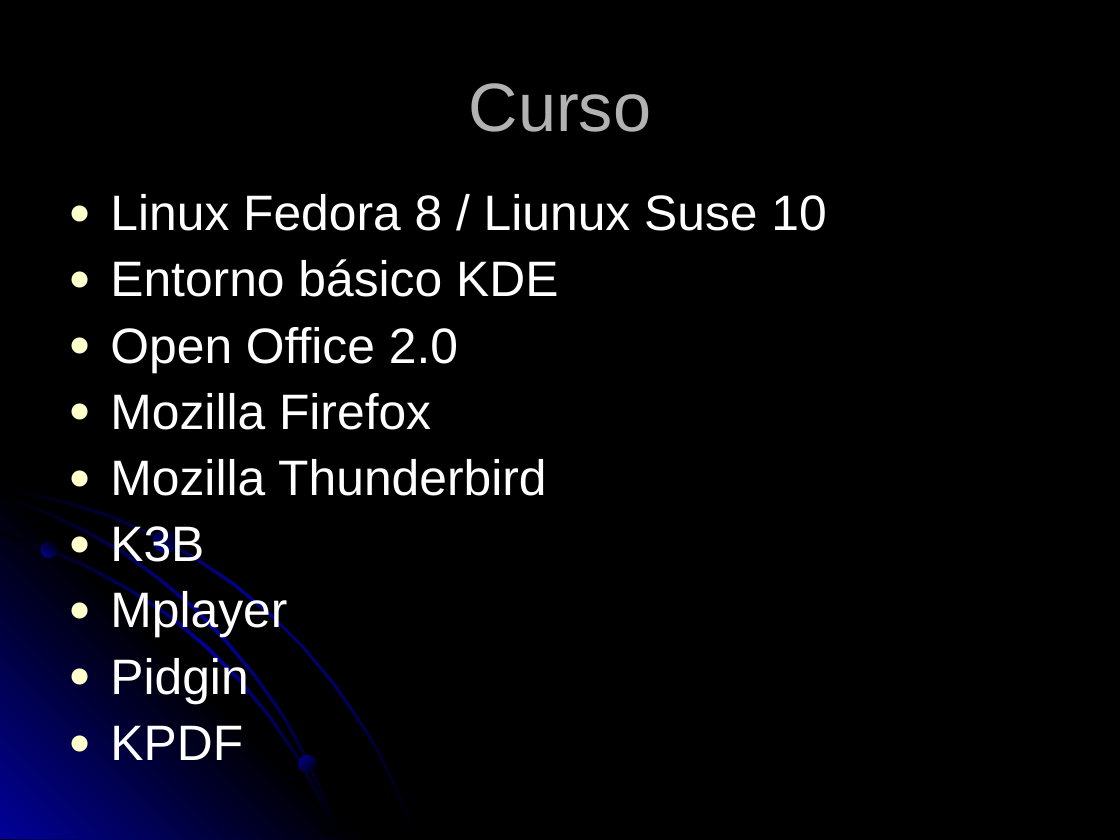
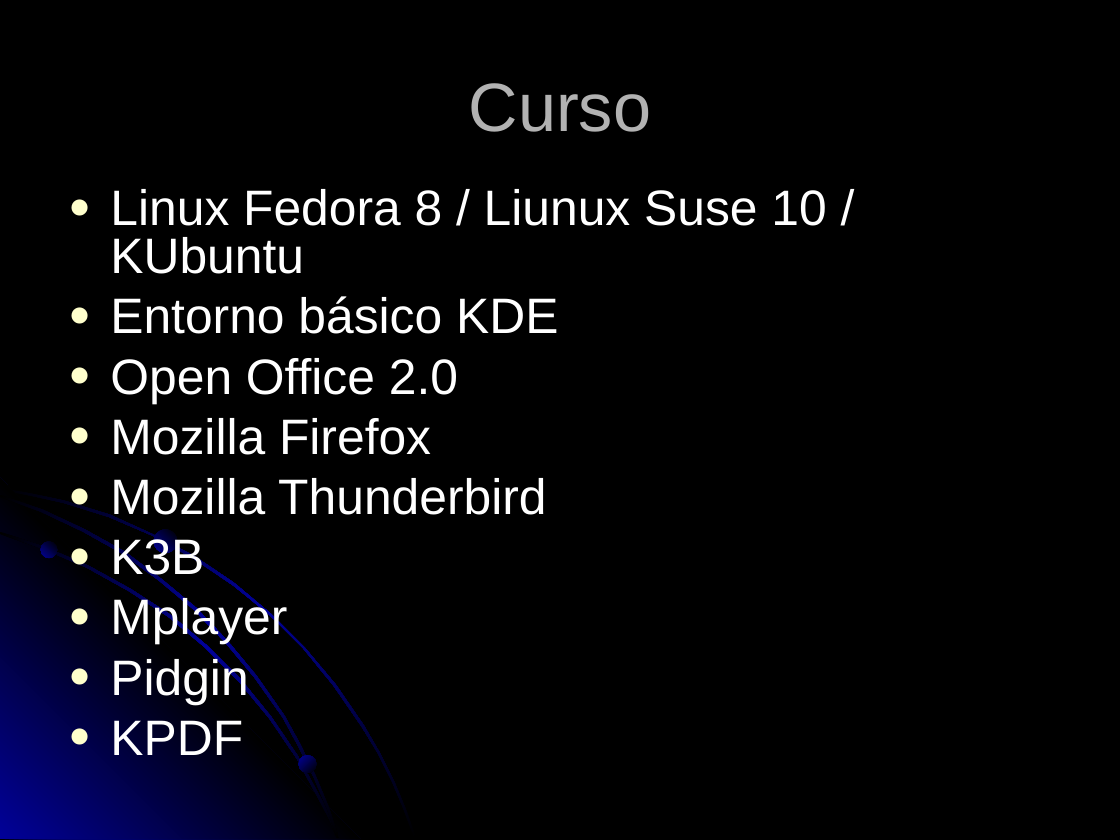
Before and after one commit to ghuttemann/sw-libre-aa, a slide deck: slide 9 of AikuaaPora.ppt. Drawn at 1120x840 pixels with LibreOffice and Linux fonts; fonts in the diff are those of the drawing. Boxes give left, top, right and bottom in pixels: in the first picture for what was removed or moved away, otherwise in the second. Text is boxed around its words. In the diff, an @@ line names an element or a change of style, - is before the commit and + after.

```diff
--- a/AikuaaPora.ppt
+++ b/AikuaaPora.ppt
@@ text at box(110, 189, 826, 274): text changed @@
-● Linux Fedora 8 / Liunux Suse 10
+● Linux Fedora 8 / Liunux Suse 10 / KUbuntu
@@ text at box(110, 296, 558, 755): line spacing 0.9 to 0.8 @@
```
Also in this commit, not shown: 1 other slide changed.
